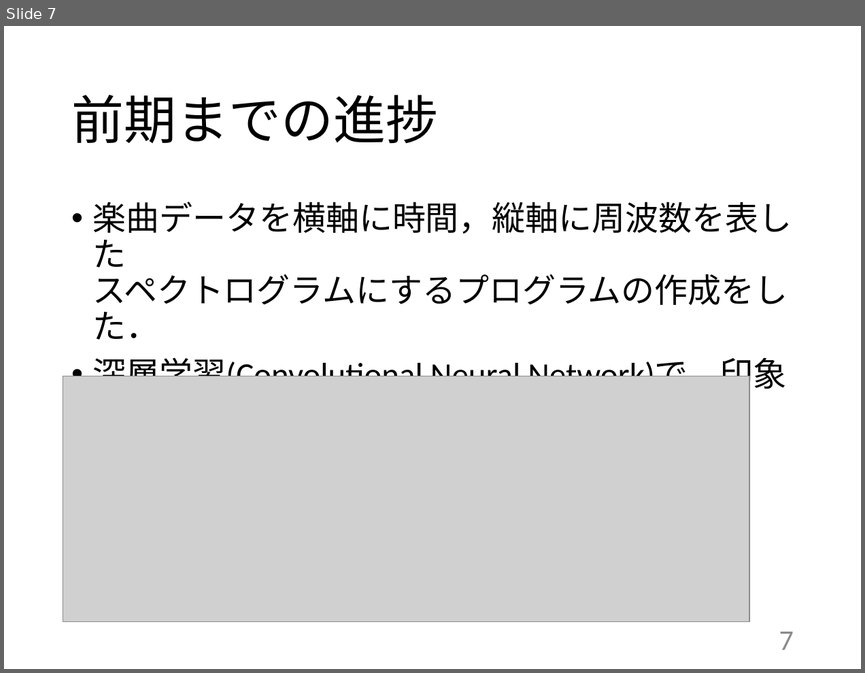
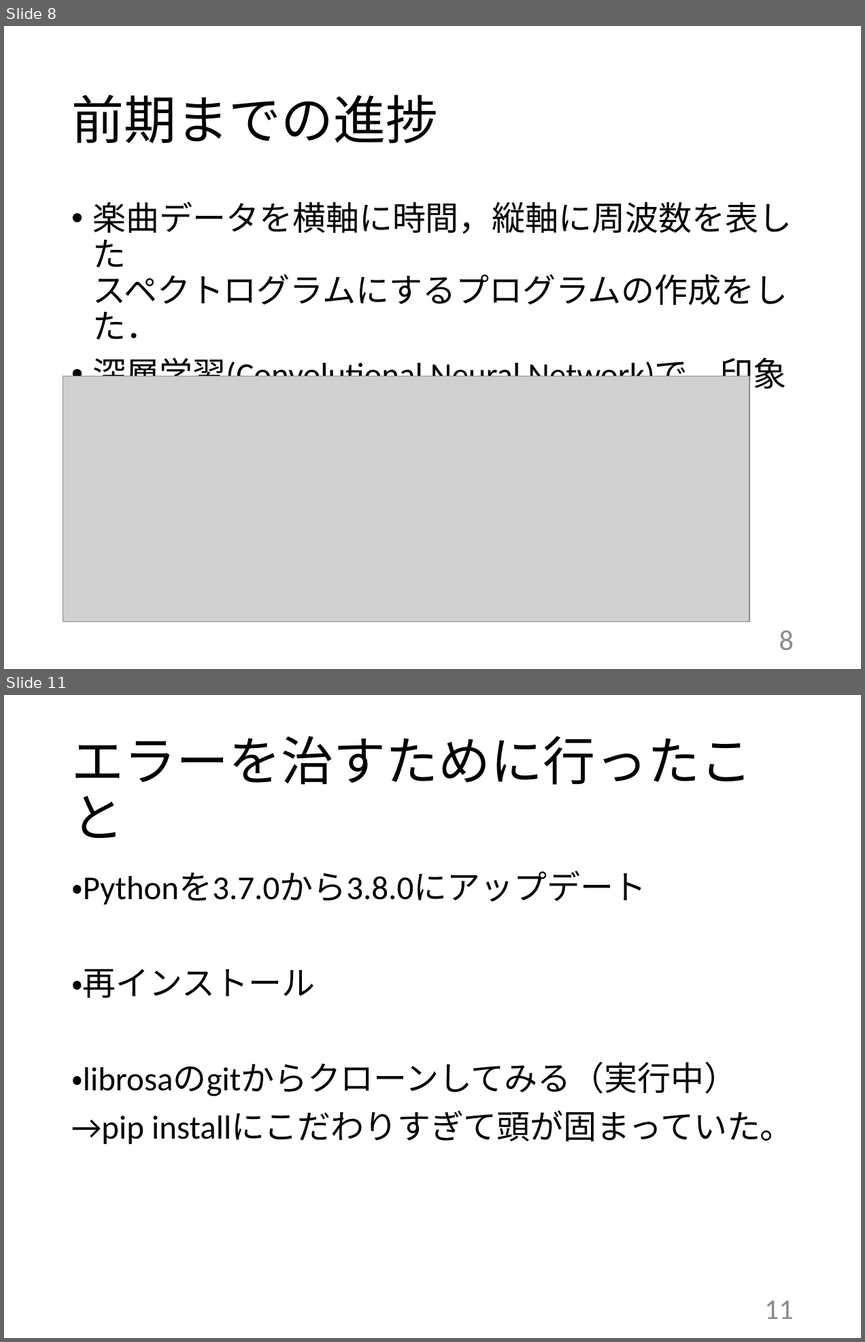
Before and after one commit to kait-takanolab/1821144-yoshii-thesis, a slide deck: 発表用スライド/1821144_yoshii_thesis.pptx. Shown one above the other, each under a label of ours: slide 7 before the commit, slides 8 and 11 after it; the slides between them are not shown. The pictures are 865x673 and 865x1342 pixels, drawn with LibreOffice and Linux fonts; fonts in the diff are those of the drawing; grey boxes stand for pictures. Boxes give left, top, right and bottom in pixels: in the first picture for what was removed or moved away, otherwise in the second. Text is boxed around its words. In the diff, an @@ line names an element or a change of style, - is before the commit and + after.

```diff
--- a/発表用スライド/1821144_yoshii_thesis.pptx
+++ b/発表用スライド/1821144_yoshii_thesis.pptx
@@ slide 11 added at (4, 695, 861, 1338), background #FFFFFF @@
@@ title added at (71, 736, 752, 838), 44 pt, text #000000 @@
+エラーを治すために行ったこと
@@ text added at (71, 870, 793, 1144), 28 pt, text #000000 @@
+・Pythonを3.7.0から3.8.0にアップデート
+・再インストール
+・librosaのgitからクローンしてみる（実行中）
+→pip installにこだわりすぎて頭が固まっていた。
@@ page number added at (764, 1300, 793, 1319), 24 pt, text #8C8C8C @@
+11
@@ what was slide 7 is now slide 8 @@
@@ page number at (779, 630, 793, 650): text changed @@
-7
+8
```
Also in this commit, not shown: 5 slides changed, 2 other slides added, 1 other file.
